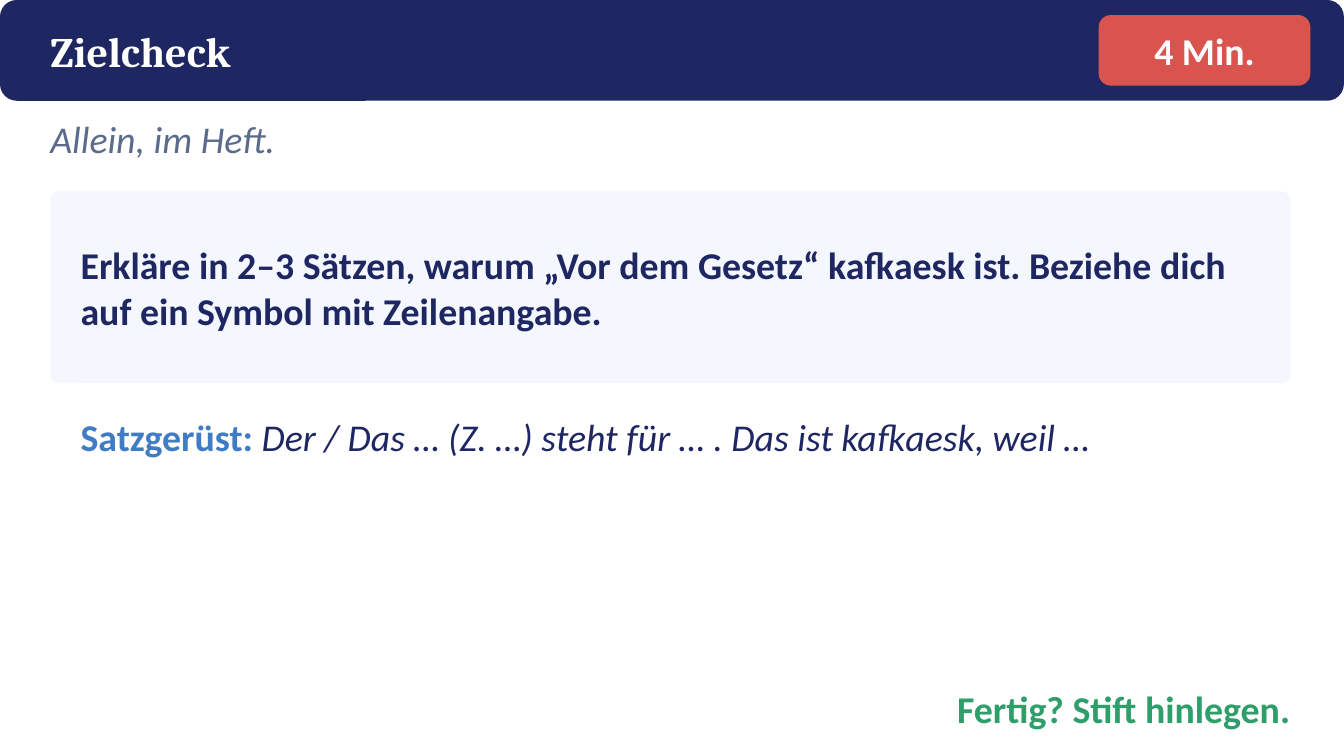
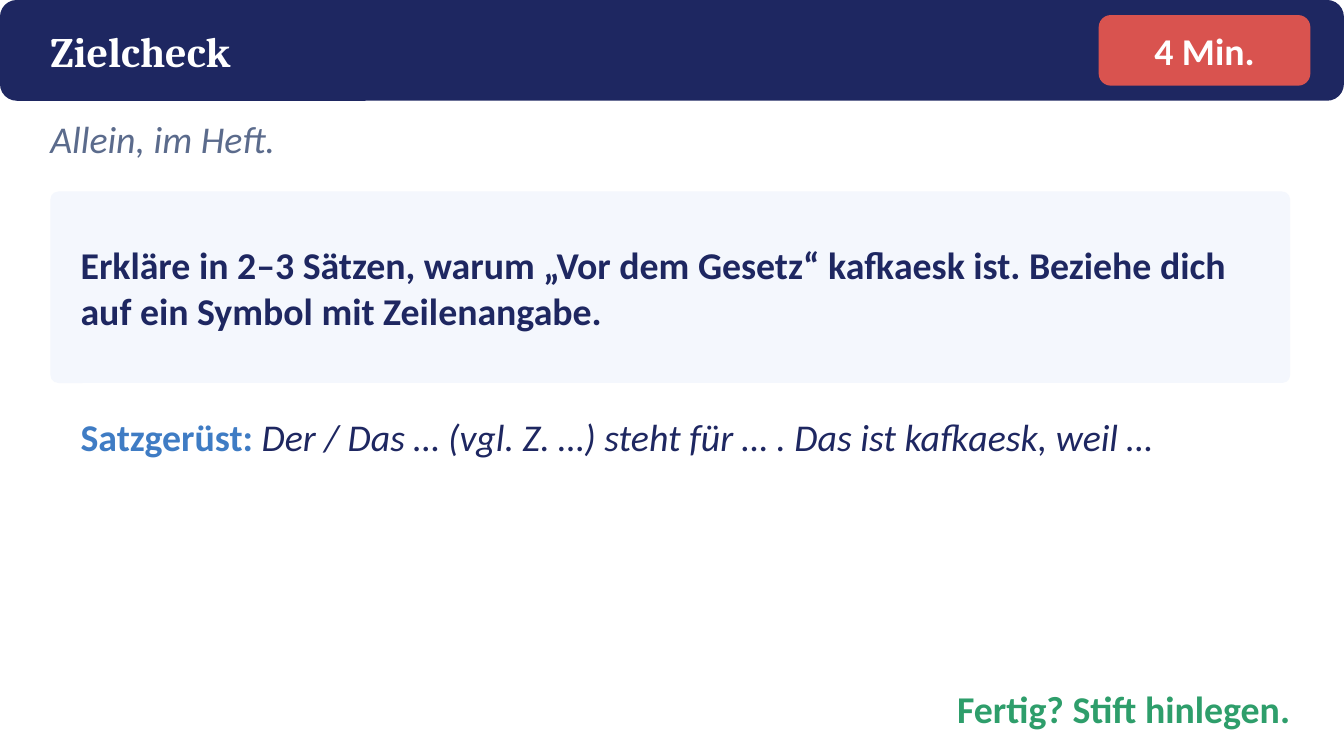
Before and after one commit to golzkonstantin-gif/Schule, a slide deck: slide 19 of Deutsch_11/Kafka_Vor_dem_Gesetz/Praesentation_Vor_dem_Gesetz.pptx. Drawn at 1344x756 pixels with LibreOffice and Linux fonts; fonts in the diff are those of the drawing. Boxes give left, top, right and bottom in pixels: in the first picture for what was removed or moved away, otherwise in the second. Text is boxed around its words. In the diff, an @@ line names an element or a change of style, - is before the commit and + after.

```diff
--- a/Deutsch_11/Kafka_Vor_dem_Gesetz/Praesentation_Vor_dem_Gesetz.pptx
+++ b/Deutsch_11/Kafka_Vor_dem_Gesetz/Praesentation_Vor_dem_Gesetz.pptx
@@ text at (81,423,1118,458): text changed @@
-Satzgerüst: Der / Das … (Z. …) steht für … . Das ist kafkaesk, weil …
+Satzgerüst: Der / Das … (vgl. Z. …) steht für … . Das ist kafkaesk, weil …
```
Also in this commit, not shown: 7 other slides changed, 10 slides added, 10 slides removed, 13 other files.
